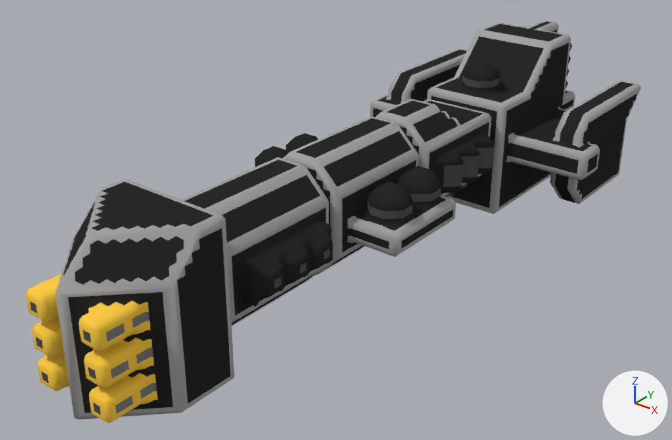
Two versions of the OBJ model src/jsMain/resources/meshes/mechyrdia-5-earth-class.obj, one commit apart.
The view is the same before and after, from a camera (50 mm lens) standing at (65.6, -89.3, 59.3) and looking at (-2.1, -4.6, 6.8). The axes (+X, +Y, +Z) are drawn at lower right. The lights are the same throughout. Where no turn or scale is listed for an object, it has been applied to the vertices.

Objects in the first picture: 'mechyrdia-5-earth-class'.
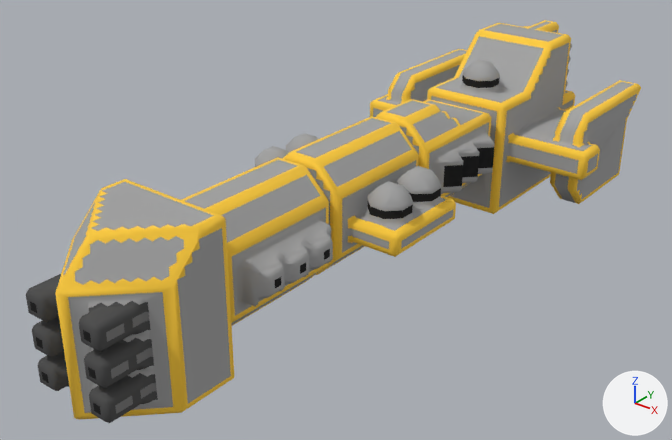
Boxes (x1, y1, x2, y2) around the edits, measured in the pictures (672 x 440 px; the box of a moved part takes in the faces that stretch with it):
```json
{"part": 1, "of": "me_mechyrdia_5_earth_class", "change": "built on", "before": [76, 228, 198, 420], "after": [72, 191, 199, 420]}
{"part": 2, "of": "me_mechyrdia_5_earth_class", "change": "moved or reshaped", "before": [286, 138, 433, 220], "after": [286, 138, 433, 221]}
{"part": 3, "of": "me_mechyrdia_5_earth_class", "change": "moved or reshaped", "before": [459, 85, 494, 95], "after": [459, 52, 550, 159]}
{"part": 4, "of": "me_mechyrdia_5_earth_class", "change": "surface changed", "before": [26, 20, 641, 423], "after": [26, 20, 641, 423]}
```

Scene script edits in JSON lines:
```json
{"block": "me_mechyrdia_5_earth_class", "where": "# used by ob_mechyrdia_5_earth_class; location = (0.0, 0.0, 0.0)"}
{"op": "remove", "block": "me_mechyrdia_5_earth_class", "code": "me_mechyrdia_5_earth_class.from_pydata(...)  # 2917 vertices, 5400 faces; spans x -18.5..18.5, y -48.0..48.0, z 0.0..23.0"}
{"op": "add", "block": "me_mechyrdia_5_earth_class", "code": "me_mechyrdia_5_earth_class.from_pydata(...)  # 2927 vertices, 5405 faces; spans x -18.5..18.5, y -48.0..48.0, z 0.0..23.0"}
{"block": "me_mechyrdia_5_earth_class", "change": "me_mechyrdia_5_earth_class part 1: 4 vertices moved from x -4.0..4.5, y -44.5..-43.5, z 7.2..11.7 to x -3.7..4.0, y -44.5..-44.3, z 7.2..11.7; 5 vertices removed from x 1.0..7.5, y -46.5..-38.3, z 2.0..19.5; 15 vertices added at x -6.0..7.5, y -47.0..-37.5, z 2.5..21.0"}
{"block": "me_mechyrdia_5_earth_class", "change": "me_mechyrdia_5_earth_class part 2: 4 vertices moved from x -10.0..10.5, y -4.5..-4.0, z 12.5..15.5 to x -10.0..11.0, y -4.5..-4.0, z 12.5..15.0; 5 vertices removed from x -7.0..10.5, y -10.0..-0.5, z 12.5..14.5; 3 vertices added at x -8.0..7.0, y -10.5..-0.5, z 12.0..15.0"}
{"block": "me_mechyrdia_5_earth_class", "change": "me_mechyrdia_5_earth_class part 3: 5 vertices removed from x -8.0..7.5, y 9.0..25.0, z 9.5..17.5; 7 vertices added at x -7.5..8.0, y 9.0..30.5, z 9.5..20.5"}
{"block": "me_mechyrdia_5_earth_class", "change": "me_mechyrdia_5_earth_class part 4: 4700 kept faces spanning x -18.5..18.5, y -48.0..48.0, z 0.0..23.0 get new texture (UV) coordinates"}
```
